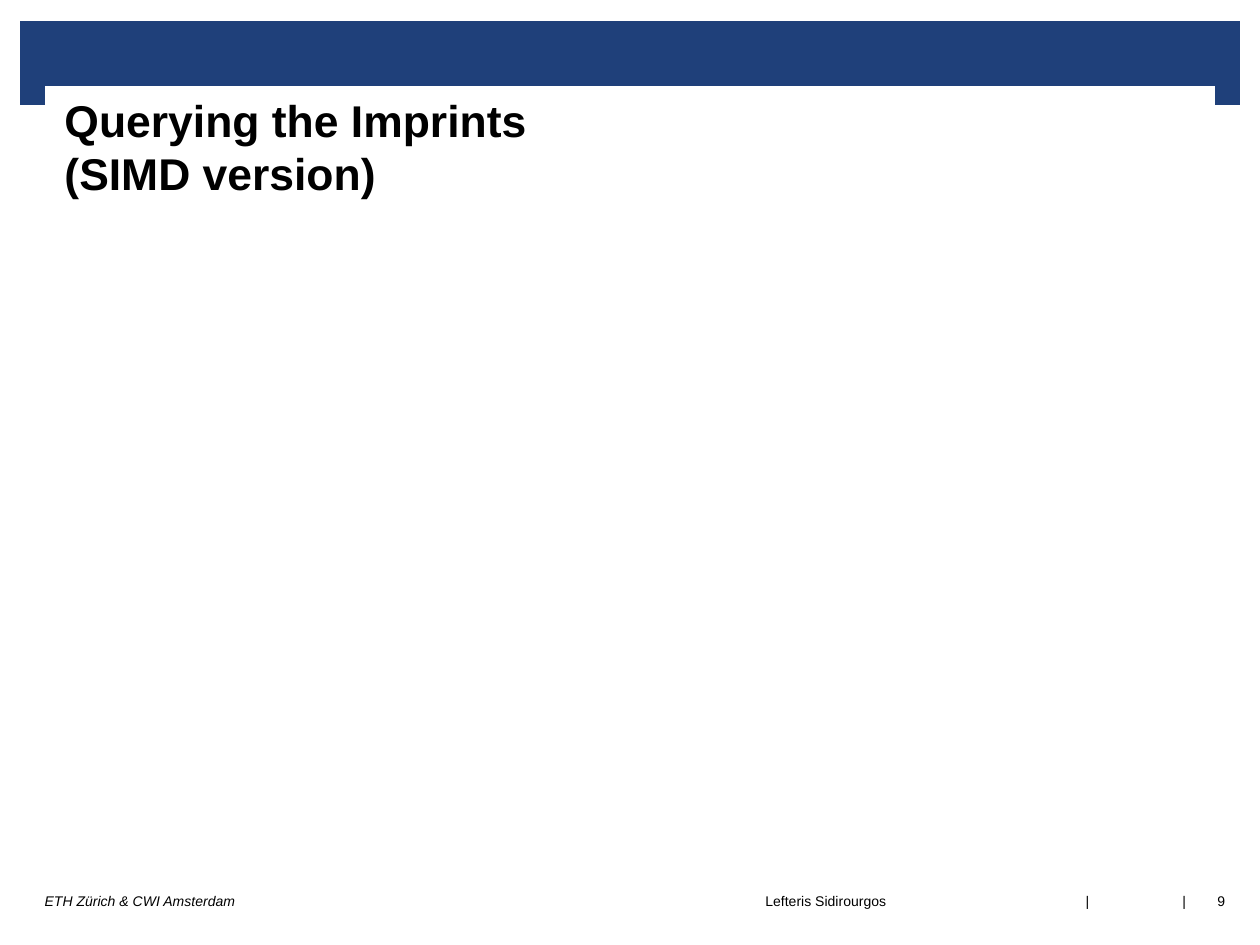
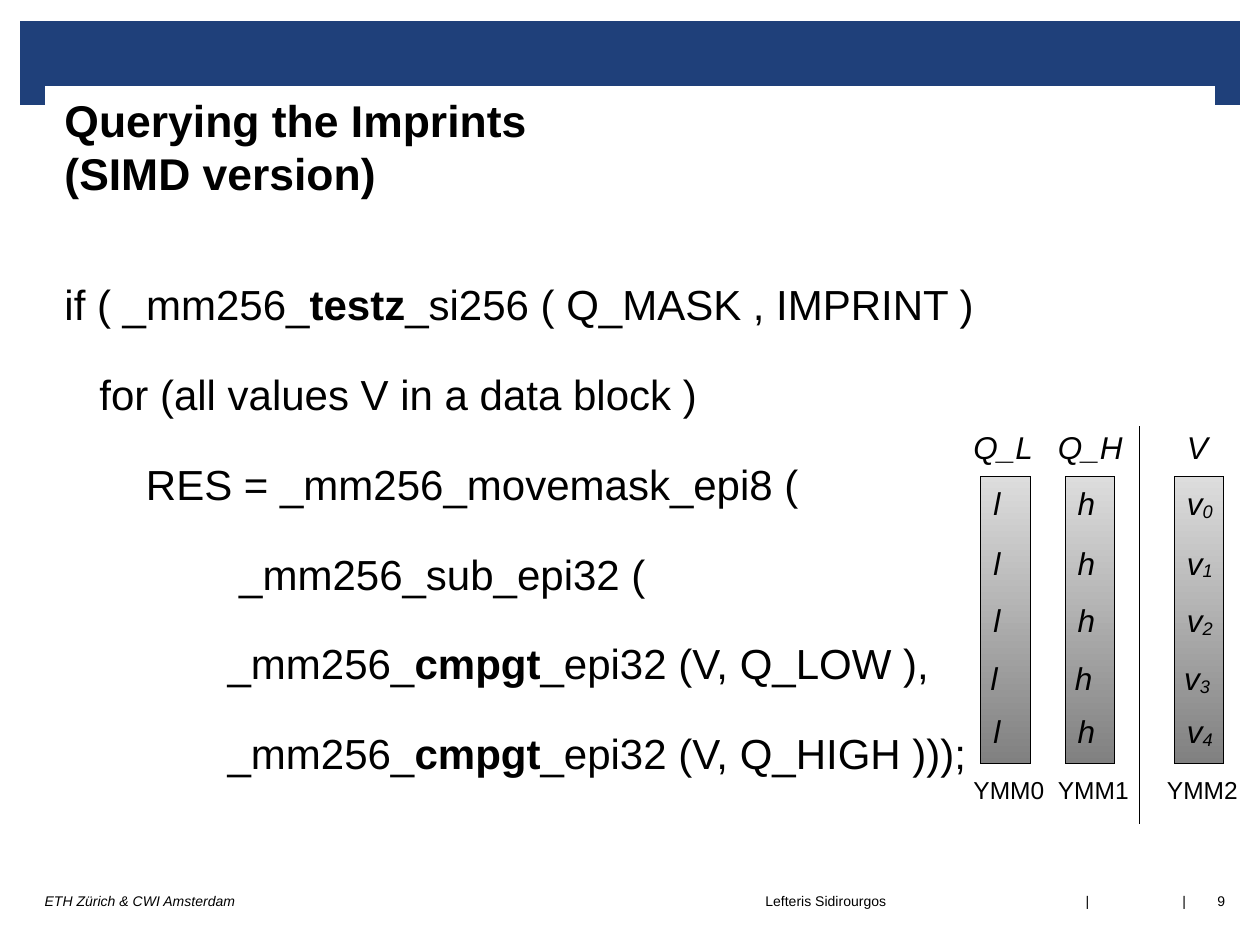
Before and after one commit to lsidir/imprints, a slide deck: slide 9 of DaMoN-paper/presentation/damon17.odp. Drawn at 1260x945 pixels with LibreOffice and Linux fonts; fonts in the diff are those of the drawing; background and template pictures are left out. Boxes give left, top, right and bottom in pixels: in the first picture for what was removed or moved away, otherwise in the second. Text is boxed around its words. In the diff, an @@ line names an element or a change of style, - is before the commit and + after.

```diff
--- a/DaMoN-paper/presentation/damon17.odp
+++ b/DaMoN-paper/presentation/damon17.odp
@@ text added at (x1=64, y1=289, x2=949, y2=778), 24 pt, text #000000 @@
+if ( _mm256_testz_si256 ( Q_MASK , IMPRINT )
+for (all values V in a data block )
+RES = _mm256_movemask_epi8 (
+_mm256_sub_epi32 (
+_mm256_cmpgt_epi32 (V, Q_LOW ),
+_mm256_cmpgt_epi32 (V, Q_HIGH )));
@@ text added at (x1=973, y1=437, x2=1032, y2=465), 18 pt, text #000000, italic @@
+Q_L
@@ text added at (x1=1058, y1=437, x2=1123, y2=465), 18 pt, text #000000, italic @@
+Q_H
@@ line added from (1140, 427) to (1140, 824), #000000 0 pt @@
@@ text added at (x1=1187, y1=437, x2=1208, y2=459), 18 pt, text #000000, italic @@
+V
@@ rectangle added at (x1=982, y1=476, x2=1031, y2=764), fill gradient #DDDDDD to #808080, outline #000000 0 pt @@
@@ rectangle added at (x1=1065, y1=476, x2=1114, y2=764), fill gradient #DDDDDD to #808080, outline #000000 0 pt @@
@@ rectangle added at (x1=1174, y1=476, x2=1223, y2=764), fill gradient #DDDDDD to #808080, outline #000000 0 pt @@
@@ text added at (x1=1174, y1=478, x2=1227, y2=536), 18 pt, text #000000, italic @@
+v0
@@ text added at (x1=993, y1=492, x2=1000, y2=515), 18 pt, text #000000, italic @@
+l
@@ text added at (x1=1078, y1=492, x2=1096, y2=515), 18 pt, text #000000, italic @@
+h
@@ text added at (x1=1174, y1=537, x2=1227, y2=595), 18 pt, text #000000, italic @@
+v1
@@ text added at (x1=993, y1=552, x2=1000, y2=575), 18 pt, text #000000, italic @@
+l
@@ text added at (x1=1078, y1=552, x2=1096, y2=575), 18 pt, text #000000, italic @@
+h
@@ text added at (x1=1174, y1=595, x2=1227, y2=653), 18 pt, text #000000, italic @@
+v2
@@ text added at (x1=993, y1=609, x2=1000, y2=632), 18 pt, text #000000, italic @@
+l
@@ text added at (x1=1078, y1=609, x2=1096, y2=632), 18 pt, text #000000, italic @@
+h
@@ text added at (x1=1172, y1=653, x2=1225, y2=711), 18 pt, text #000000, italic @@
+v3
@@ text added at (x1=991, y1=667, x2=998, y2=690), 18 pt, text #000000, italic @@
+l
@@ text added at (x1=1075, y1=667, x2=1093, y2=690), 18 pt, text #000000, italic @@
+h
@@ text added at (x1=1174, y1=706, x2=1227, y2=764), 18 pt, text #000000, italic @@
+v4
@@ text added at (x1=993, y1=720, x2=1000, y2=743), 18 pt, text #000000, italic @@
+l
@@ text added at (x1=1078, y1=720, x2=1096, y2=743), 18 pt, text #000000, italic @@
+h
@@ text added at (x1=973, y1=782, x2=1044, y2=800), 14 pt, text #000000 @@
+YMM0
@@ text added at (x1=1058, y1=782, x2=1129, y2=799), 14 pt, text #000000 @@
+YMM1
@@ text added at (x1=1167, y1=782, x2=1238, y2=799), 14 pt, text #000000 @@
+YMM2
```
Also in this commit, not shown: 7 other slides changed.
